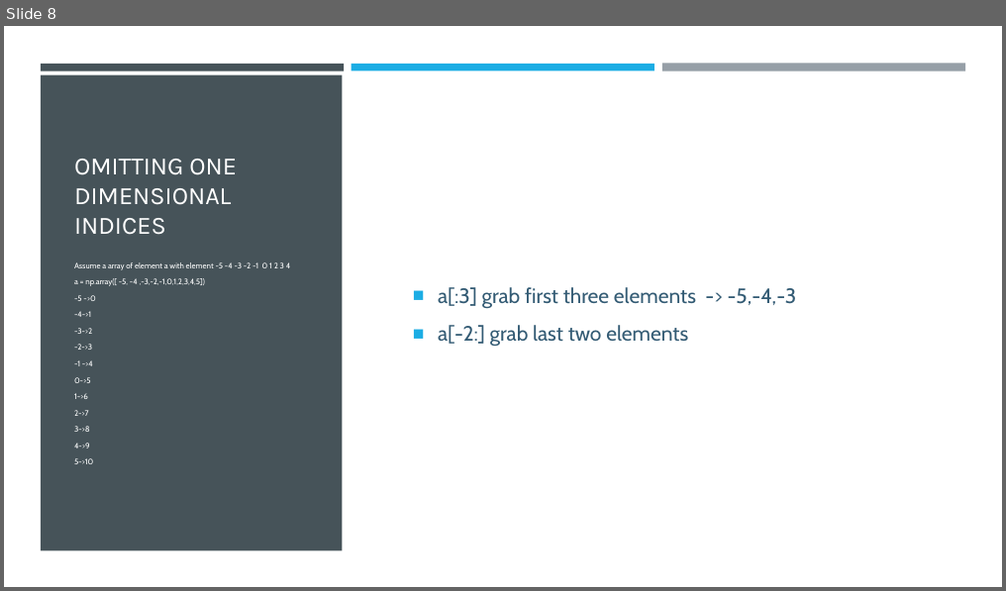
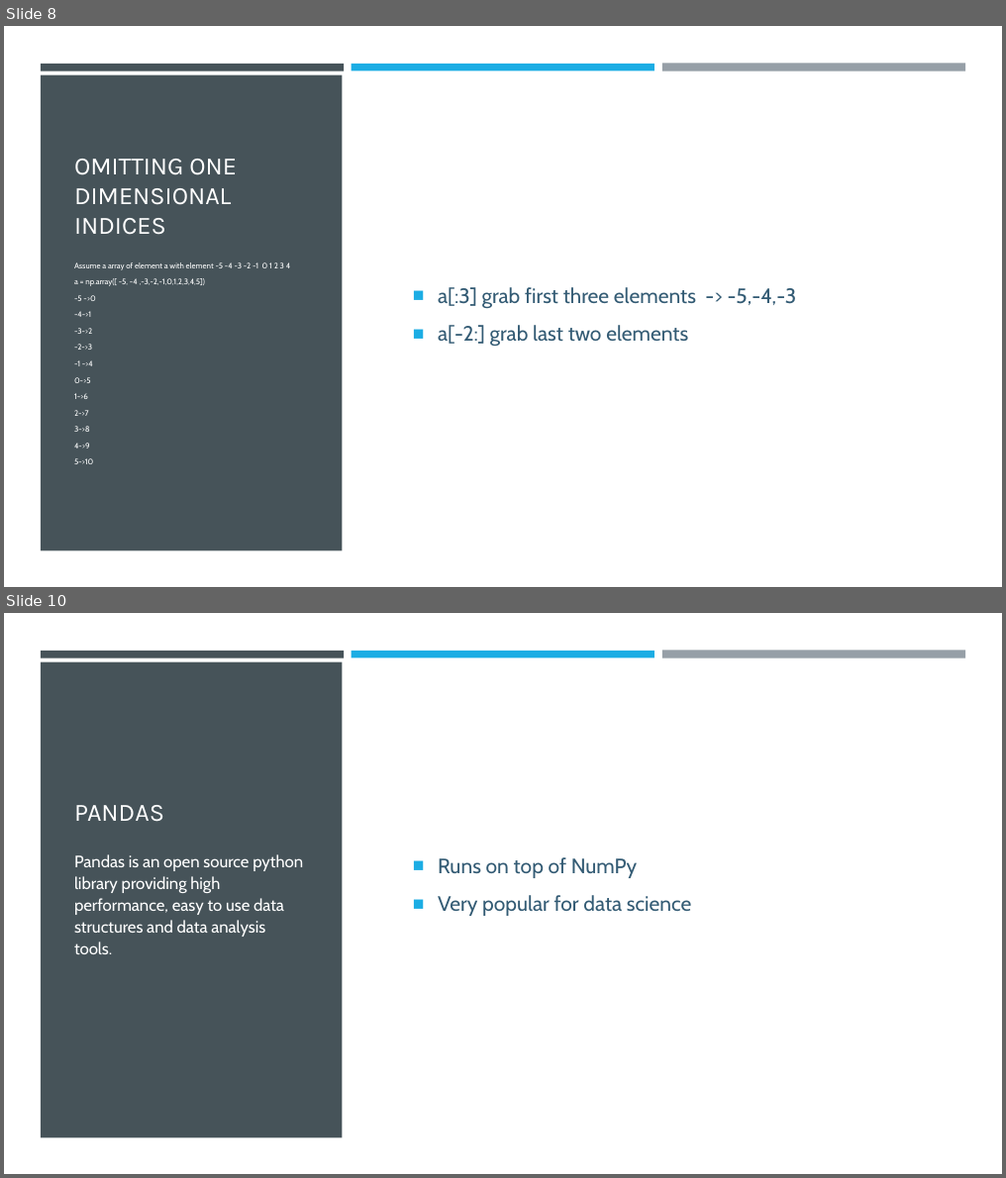
Before and after one commit to LuyangYin1/Python-for-everyone, a slide deck: Class-4/Numpy and Pandas.pptx. Shown one above the other, each under a label of ours: slide 8 before the commit, slides 8 and 10 after it; the slides between them are not shown. The pictures are 1006x591 and 1006x1178 pixels, drawn with LibreOffice and Linux fonts; fonts in the diff are those of the drawing. Boxes give left, top, right and bottom in pixels: in the first picture for what was removed or moved away, otherwise in the second. Text is boxed around its words. In the diff, an @@ line names an element or a change of style, - is before the commit and + after.

```diff
--- a/Class-4/Numpy and Pandas.pptx
+++ b/Class-4/Numpy and Pandas.pptx
@@ slide 10 added at bbox=[4, 613, 1002, 1174], background #FFFFFF; not listed: 4 template elements that a slide beside it also shows @@
@@ title added at bbox=[74, 805, 164, 822], 24 pt, text #FFFFFF @@
+PANDAS
@@ text added at bbox=[74, 855, 303, 955], 16 pt, text #FFFFFF @@
+Pandas is an open source python library providing high performance, easy to use data structures and data analysis tools.
@@ text added at bbox=[438, 858, 691, 916], 20 pt, text #335B74 @@
+■ Runs on top of NumPy
+■ Very popular for data science
```
Also in this commit, not shown: 1 slide changed, 2 other slides added, 3 other files.
